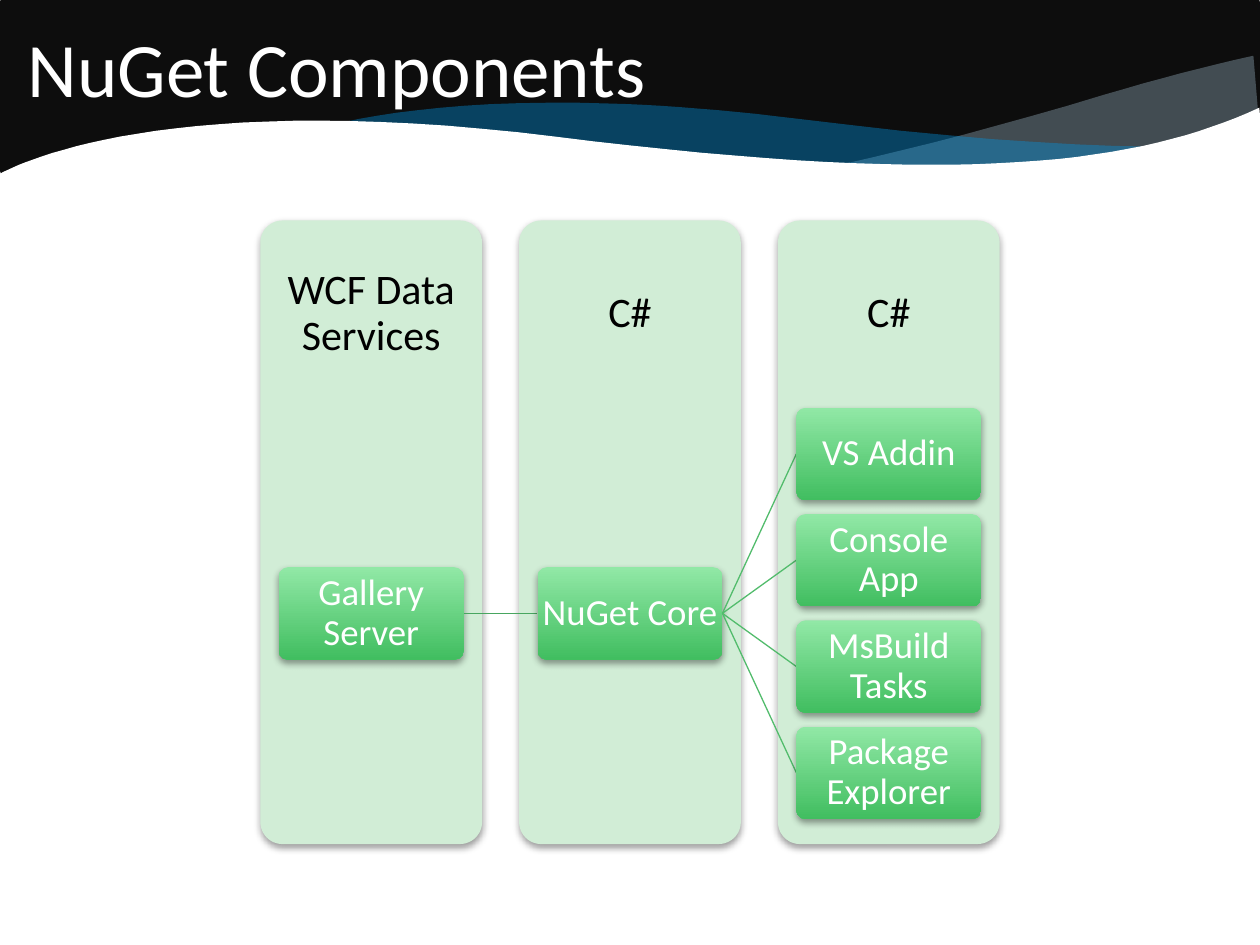
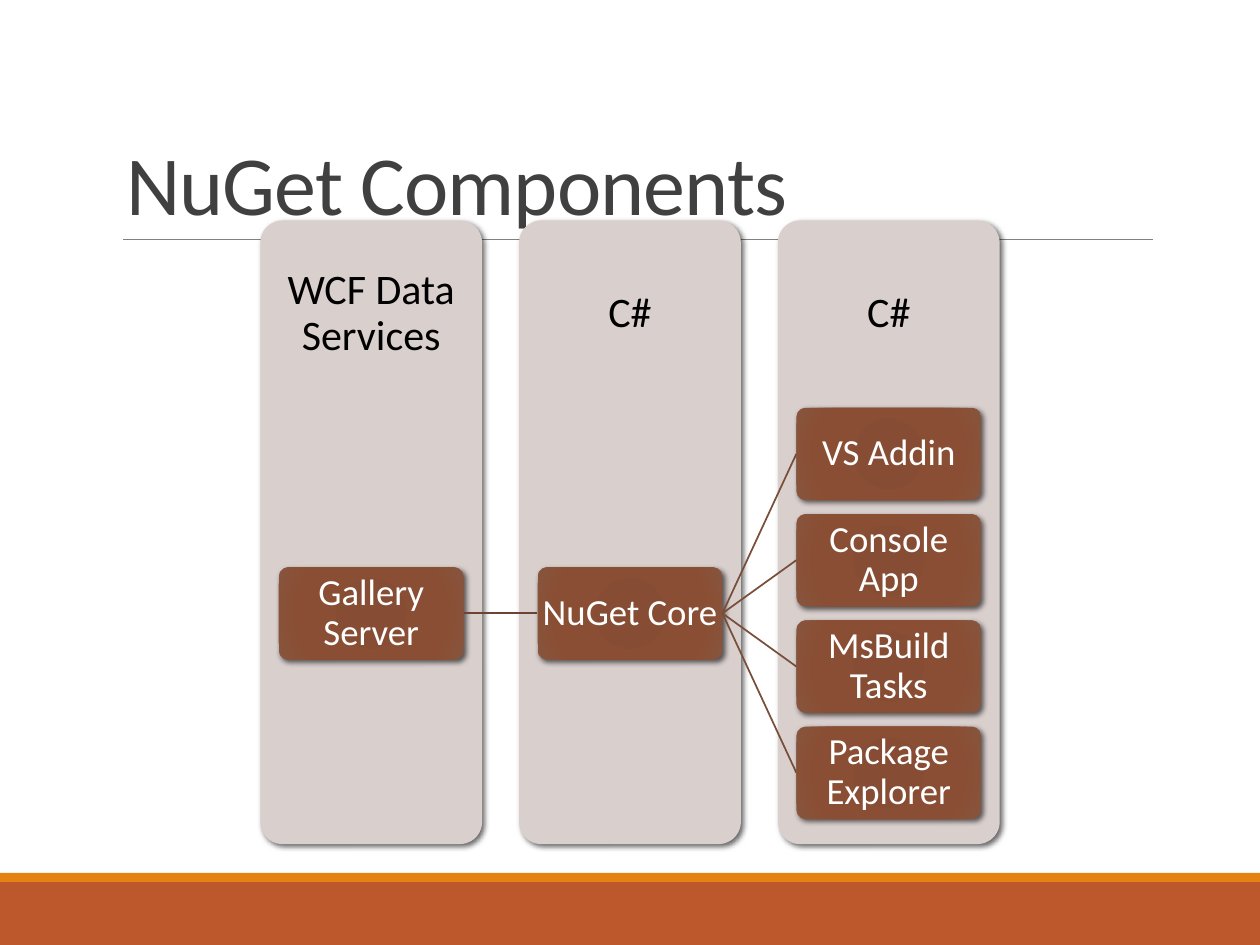
Before and after one commit to jsjodha/DevOpsFullDayTraining, a slide deck: slide 20 of PPTS/3. Package management with Nuget.pptx. Drawn at 1260x945 pixels with LibreOffice and Linux fonts; fonts in the diff are those of the drawing. Boxes give left, top, right and bottom in pixels: in the first picture for what was removed or moved away, otherwise in the second. Text is boxed around its words. In the diff, an @@ line names an element or a change of style, - is before the commit and + after.

```diff
--- a/PPTS/3. Package management with Nuget.pptx
+++ b/PPTS/3. Package management with Nuget.pptx
@@ rounded rectangle removed at [0, 0, 1260, 176] @@
@@ freeform shape removed at [0, 38, 1260, 307] @@
@@ title "NuGet Components": place and size @@
-title "NuGet Components" at [27, 47, 645, 115]
+title "NuGet Components" at [126, 160, 787, 235]
@@ title "NuGet Components" at [126, 160, 787, 235]: size 44 to 48 pt, text colour #FFFFFF to #404040, letter spacing 0 to -0.5 pt; line spacing 1 to 0.85; vertical alignment middle to bottom @@
@@ freeform shape removed at [341, 48, 1151, 220] @@
@@ freeform shape removed at [837, 56, 1260, 179] @@
@@ line added from (123, 239) to (1153, 239), #808080 0.5 pt @@
@@ fill #D2EED6 to #D9D1CF; shadow changed in 3 elements at [777, 220, 999, 844], [519, 220, 741, 844], [261, 220, 483, 844] @@
@@ freeform shape at [464, 611, 538, 615]: outline #49A760 0.75 pt to #6B4533 1 pt @@
@@ outline #53BD6D 0.75 pt to #7A4E3A 1 pt in 4 elements at [721, 453, 798, 614], [722, 559, 798, 615], [722, 611, 798, 667], [721, 613, 798, 774] @@
@@ fill gradient #92E8A6 to #41BF60 to gradient #874C32 to #864E34 to #8A4E33 to #8A553D; shadow changed in 6 elements at [278, 567, 464, 659], [538, 567, 723, 659], [796, 408, 982, 500], [796, 514, 982, 606], [796, 620, 982, 712], [796, 727, 982, 819] @@
@@ rectangle added at [0, 882, 1260, 945], fill #BD582C @@
@@ rectangle added at [0, 873, 1260, 882], fill #E48312 @@
```
Also in this commit, not shown: 39 other slides changed.
